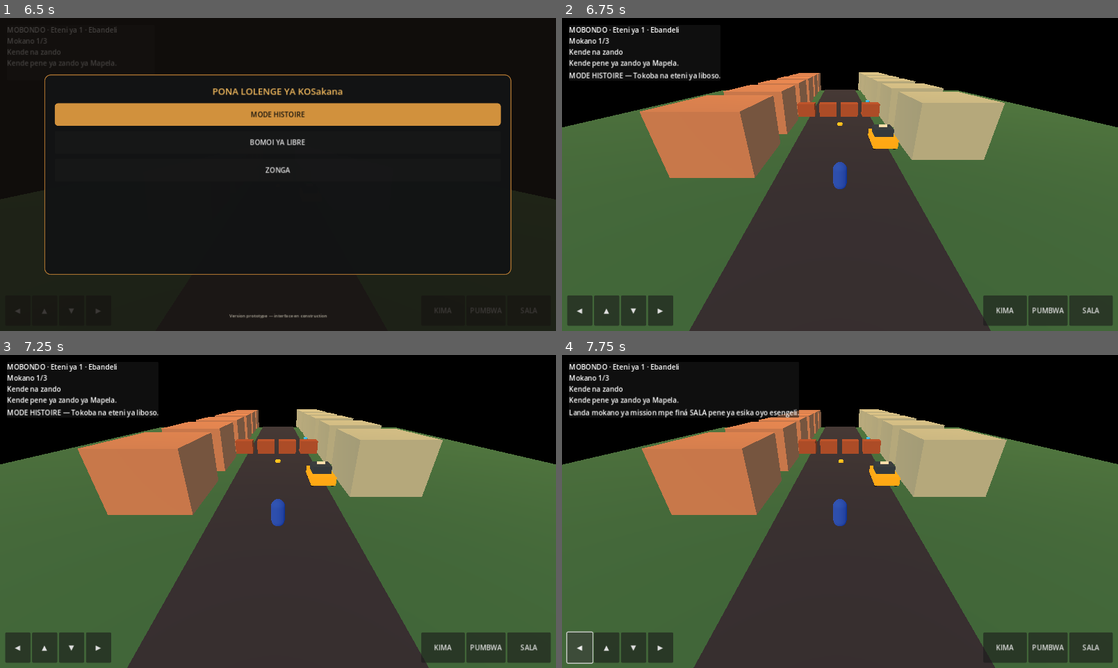
Above: before the commit, frames 1-4 (two rows, left to right).
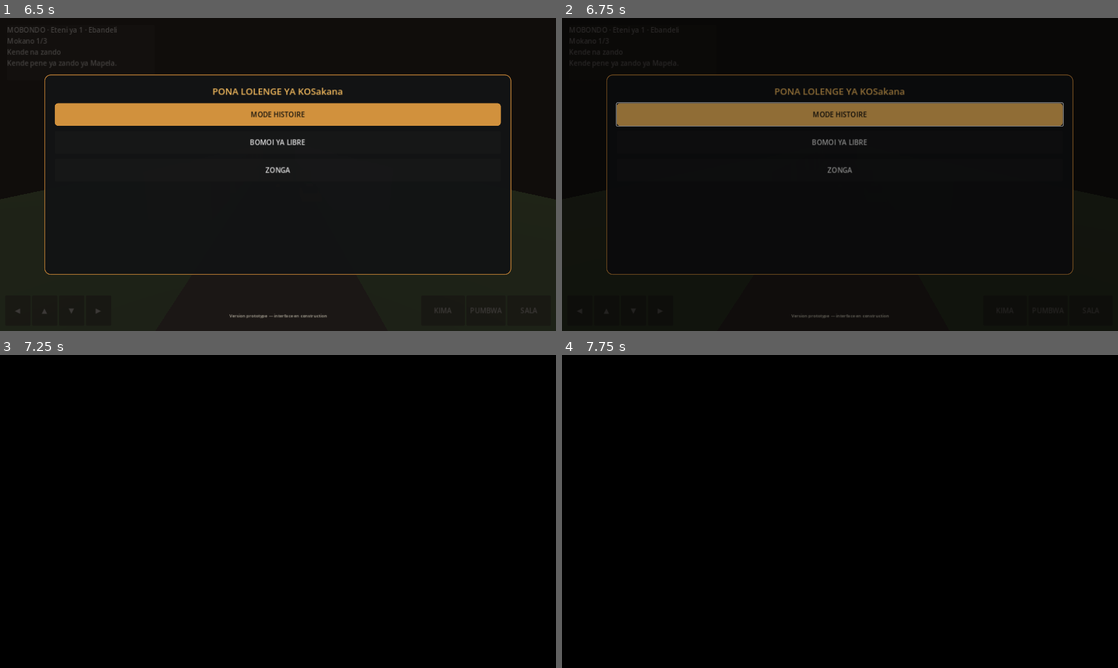
Above: after the commit, the same moments.

Repository: benimandala210-sudo/MOBONDO
Game: Godot game, scene res://scenes/main.tscn
Two runs of this game, one before a commit and one after it. Both use one fixed random seed, a clock stepped at 60 frames per second and the inputs below.
Inputs:
- Up to frame 1 (6.5 s): click "◀" at 0.5 s; click "▲" at 1.25 s; click "▼" at 2 s; click "▶" at 2.75 s; click "KIMA" at 3.5 s; click "PUMBWA" at 4.25 s; click "SALA" at 5 s; click "BANDÁ KOSALA" at 5.75 s
- Up to frame 2 (6.75 s): click "MODE HISTOIRE" at 6.5 s
- Up to frame 3 (7.25 s): no input
- Up to frame 4 (7.75 s): click "◀" at 7.25 s

Frame 1 is identical in both runs. In frame 2, 76% of the frame differs, in the area x 0-100%, y 2-100%; in frame 3, 76%; in frame 4, 76%.

Commit message:
Add cinematic fade and camera entry transition when starting MOBONDO

Diff:
--- a/scripts/main.gd
+++ b/scripts/main.gd
@@ -36,6 +36,7 @@
 var menu_emblem: Control
 var menu_glow: ColorRect
 var menu_time := 0.0
+var transition_active := false
 
 func _ready() -> void:
     _setup_world()
@@ -71,7 +72,7 @@
                 var glow_color := menu_glow.color
                 glow_color.a = 0.12 + (sin(menu_time * 0.7) + 1.0) * 0.025
                 menu_glow.color = glow_color
-        elif is_instance_valid(player):
+        elif is_instance_valid(player) and not transition_active:
             camera.global_position = player.global_position + Vector3(0, 7, 11)
             camera.look_at(player.global_position + Vector3(0, 1, 0), Vector3.UP)
     if not menu_active:
@@ -453,19 +454,59 @@
     settings_panel.visible = false
 
 func _start_game(mode: String) -> void:
+    if transition_active or not menu_active:
+        return
     selected_mode = mode
+    transition_active = true
+    _play_start_transition()
+
+func _play_start_transition() -> void:
+    var transition_layer := CanvasLayer.new()
+    transition_layer.layer = 30
+    add_child(transition_layer)
+
+    var veil := ColorRect.new()
+    veil.set_anchors_and_offsets_preset(Control.PRESET_FULL_RECT)
+    veil.color = Color.BLACK
+    veil.modulate.a = 0.0
+    veil.mouse_filter = Control.MOUSE_FILTER_IGNORE
+    transition_layer.add_child(veil)
+
+    var fade_in := create_tween()
+    fade_in.tween_property(veil, "modulate:a", 1.0, 0.45)
+    await fade_in.finished
+
     menu_active = false
     menu_root.visible = false
     if is_instance_valid(player):
+        player.global_position = Vector3(0, 1, 0)
+        player.velocity = Vector3.ZERO
         player.visible = true
-        player.set_physics_process(true)
-    if mode == "histoire":
+        player.set_physics_process(false)
+
+    camera.global_position = Vector3(0, 6.5, 12.0)
+    camera.look_at(Vector3(0, 1.0, 0), Vector3.UP)
+
+    var camera_move := create_tween()
+    camera_move.set_trans(Tween.TRANS_CUBIC)
+    camera_move.set_ease(Tween.EASE_OUT)
+    camera_move.tween_property(camera, "global_position", Vector3(0, 4.2, 8.2), 1.8)
+    await camera_move.finished
+    camera.look_at(player.global_position + Vector3(0, 1.0, 0), Vector3.UP)
+
+    if selected_mode == "histoire":
         status_label.text = "MODE HISTOIRE — Tokoba na eteni ya liboso."
         _refresh_mission()
     else:
         status_label.text = "BOMOI YA LIBRE — Ozali na bonsomi ya kotambola."
-    if is_instance_valid(player):
-        player.set_physics_process(true)
+
+    var fade_out := create_tween()
+    fade_out.tween_property(veil, "modulate:a", 0.0, 0.65)
+    await fade_out.finished
+
+    player.set_physics_process(true)
+    transition_layer.queue_free()
+    transition_active = false
 
 func _setup_dialogue_ui(layer: CanvasLayer) -> void:
     dialogue_panel = PanelContainer.new()
